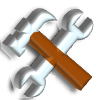
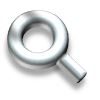
Two versions of the same layered image (100px x 100px). Layer-by-layer changes:
showed "search", painted on it over [1,6,94,100]
hid "admin2" over [0,6,94,100]
